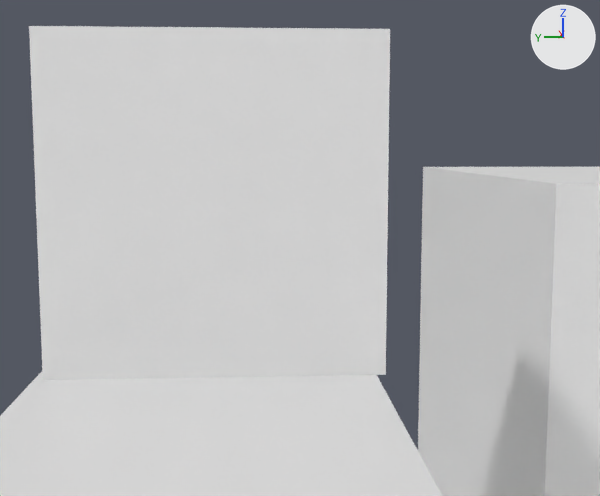
Before and after pictures for a commit that changed the Blender file master.blend.
Camera for both pictures: a 50 mm camera at (25.34, 2.14, 8.75) aimed at (29.32, 1.91, 8.26). Lighting does not change. The marker at upper right points along +X, +Y and +Z.

The scene before the commit, as lines of its bpy script (objects in view):
```python
me_cube_009 = bpy.data.meshes.new('Cube.009')
me_cube_009.from_pydata(...)  # a box spanning x -1.0..1.0, y -1.0..1.0, z -1.0..1.0
me_cube_010 = bpy.data.meshes.new('Cube.010')
me_cube_010.from_pydata(...)  # a box spanning x -1.0..1.0, y -1.0..1.0, z -1.0..1.0
me_sphere_005 = bpy.data.meshes.new('Sphere.005')
me_sphere_005.from_pydata(...)  # a UV sphere (32 segments, 16 rings, poles along z) spanning x -1.0..1.0, y -1.0..1.0, z -1.0..1.0
ob_ball_004 = bpy.data.objects.new('Ball.004', me_sphere_005)
ob_ball_004.location = (-16.306, 2.382, 1.599)
ob_ball_004.scale = (0.5, 0.5, 0.5)
ob_pushing_button = bpy.data.objects.new('Pushing button', me_cube_010)
ob_pushing_button.location = (31.111, 2.353, 8.4)
ob_ramp_005 = bpy.data.objects.new('Ramp.005', me_cube_009)
ob_ramp_005.location = (13.64, 2.407, 7.2)
ob_ramp_005.scale = (19.2, 1.0, 0.2)
# also in view: 'Coffee machine' at (35.84, -3.65, 4.4)
```
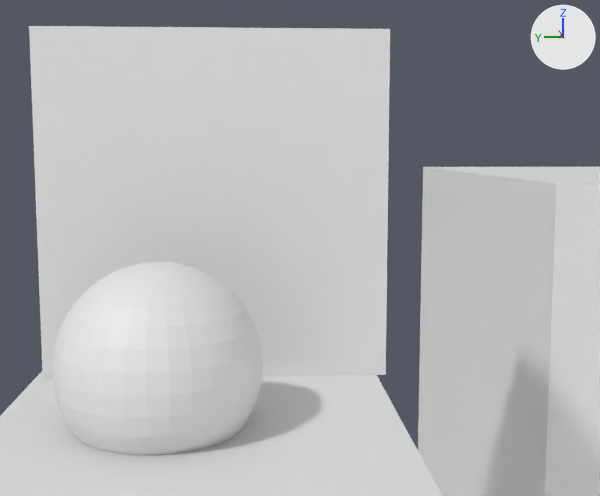
The change in detail:
Object 'Punchball' (ob_punchball) is new; it shows a copy of the mesh of ob_ball_004.
Its location is (29.286, 2.587, 7.698).
Its scale is (0.5, 0.5, 0.5).

Pixel boxes (x1, y1, x2, y2) of what changed, in the pictures (600 x 496 px):
'Punchball', added
    after: (51, 262, 263, 455)
